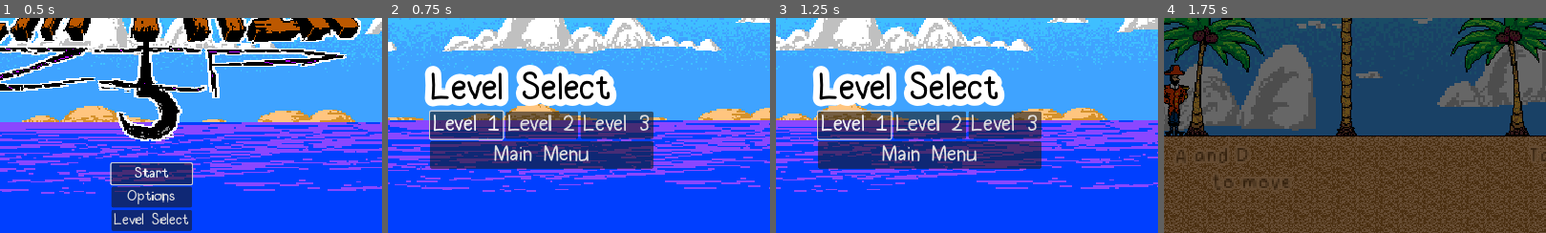
Above: before the commit, frames 1-4 (left to right).
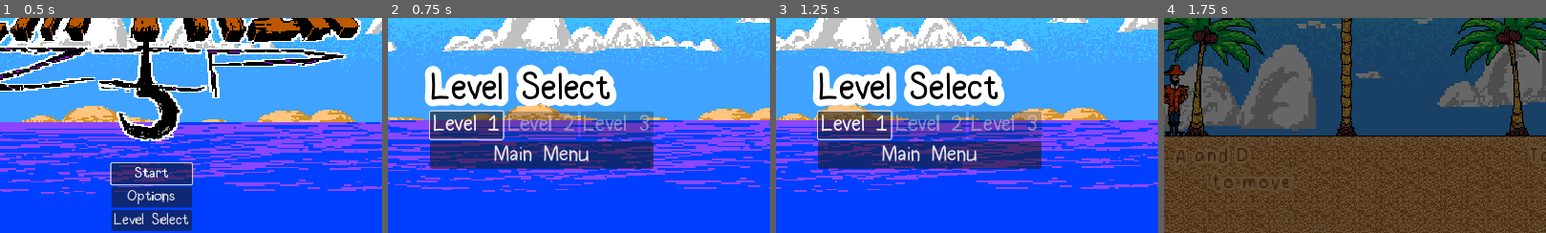
Above: after the commit, the same moments.

Repository: The-Randalorian/CaptainZip
Game: Godot game, scene res://Levels/main menu.tscn
Same seed, same stepped clock (60 frames per second), same inputs: the game is played once before the commit and once after it.
Inputs:
- Up to frame 1 (0.5 s): no input
- Up to frame 2 (0.75 s): click "Level Select" at 0.5 s
- Up to frame 3 (1.25 s): no input
- Up to frame 4 (1.75 s): click "Level 1" at 1.25 s
The pictures show only the part of the screen within x 30-80%, y 30-80%; the shares and areas given below are measured in that part.

Frame 1 is identical in both runs. In frame 2, 4.9% of the frame differs, in the area x 30-70%, y 43-57%; in frame 3, 4.9%; in frame 4, nothing differs.

Commit message:
good morning again

Diff:
--- a/Misc_Scripts/Options.gd
+++ b/Misc_Scripts/Options.gd
@@ -7,6 +7,16 @@
 # Called when the node enters the scene tree for the first time.
 func _ready():
 	$AnimationPlayer.play("scroll")
+
+
+
+	$CenterContainer/VBoxContainer/GridContainer/Level1Button.disabled = false;
+
+
+	$CenterContainer/VBoxContainer/GridContainer/Level2Button.disabled  = GameManager.numLevelsCompleted < 1;
+
+
+	$CenterContainer/VBoxContainer/GridContainer/Level3Button.disabled = GameManager.numLevelsCompleted < 2;
 
 
 # Called every frame. 'delta' is the elapsed time since the previous frame.
